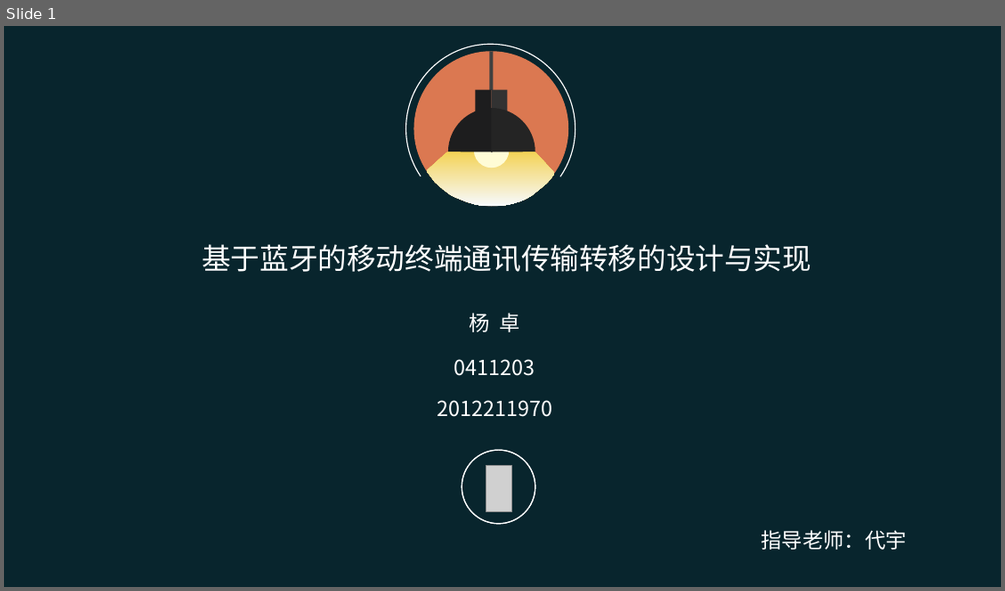
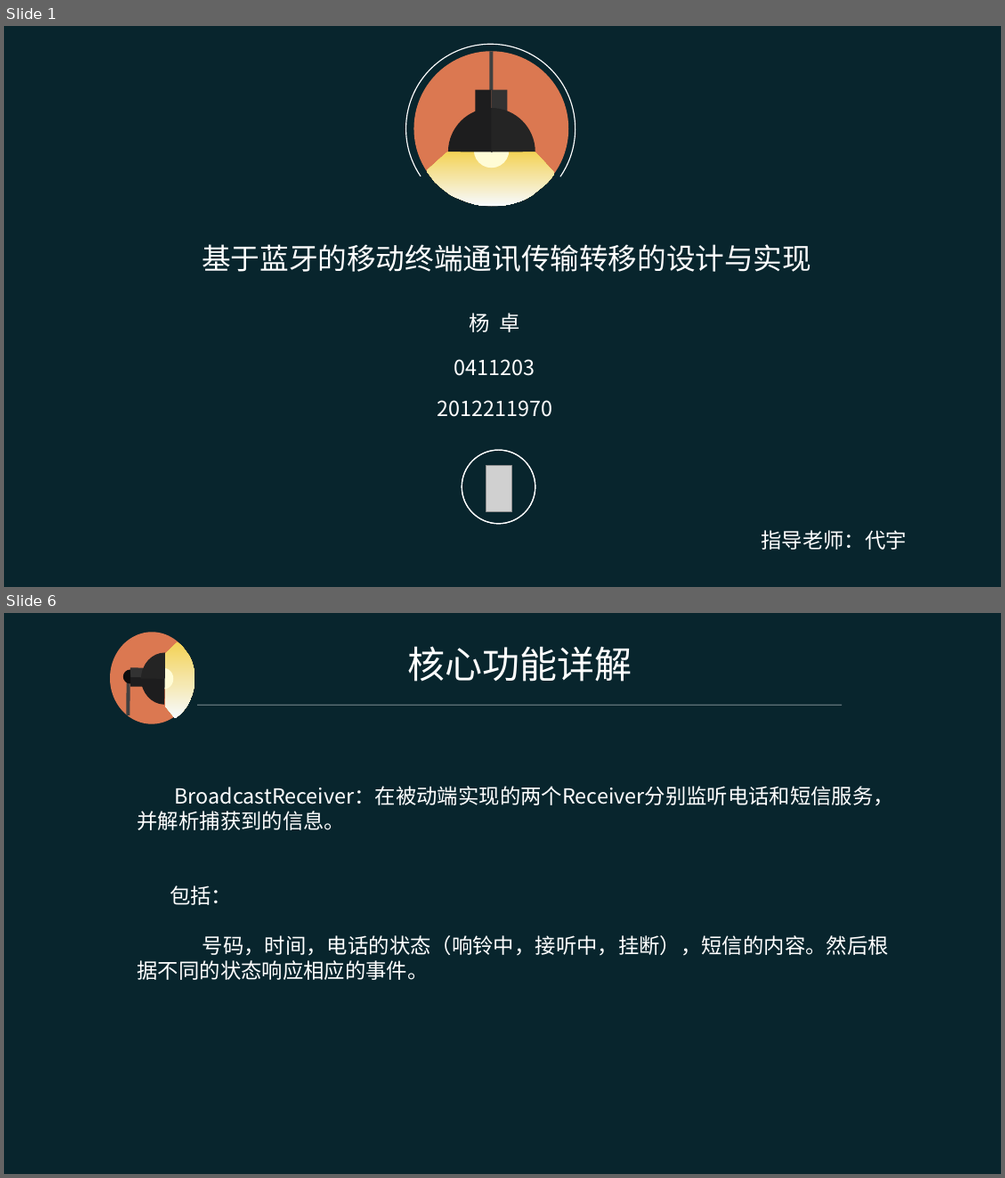
Before and after one commit to YoungDroid/BluetoothTranslation, a slide deck: 1-49.ppt. Shown one above the other, each under a label of ours: slide 1 before the commit, slides 1 and 6 after it; the slides between them are not shown. The pictures are 1005x591 and 1005x1178 pixels, drawn with LibreOffice and Linux fonts; fonts in the diff are those of the drawing; grey boxes stand for pictures. Boxes give left, top, right and bottom in pixels: in the first picture for what was removed or moved away, otherwise in the second. Text is boxed around its words. In the diff, an @@ line names an element or a change of style, - is before the commit and + after.

```diff
--- a/1-49.ppt
+++ b/1-49.ppt
@@ slide 6 added at (4,613,1001,1174), background #08252D @@
@@ group added at (109,632,841,724): 5 freeform shapes, 2 lines, 2 rectangles, 1 text, 1 ellipse @@
+核心功能详解
@@ text added at (138,786,894,980), 20 pt, text #FFFFFF @@
+BroadcastReceiver：在被动端实现的两个Receiver分别监听电话和短信服务，并解析捕获到的信息。
+包括：
+号码，时间，电话的状态（响铃中，接听中，挂断），短信的内容。然后根据不同的状态响应相应的事件。
```
Also in this commit, not shown: 3 slides changed, 6 other slides added, 2 slides removed.
